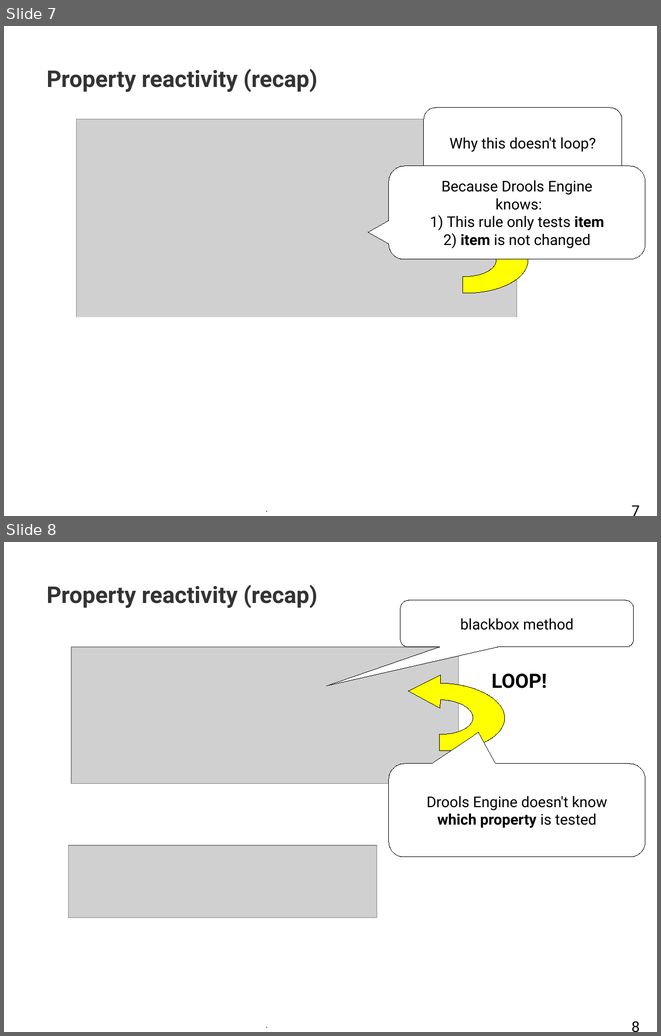
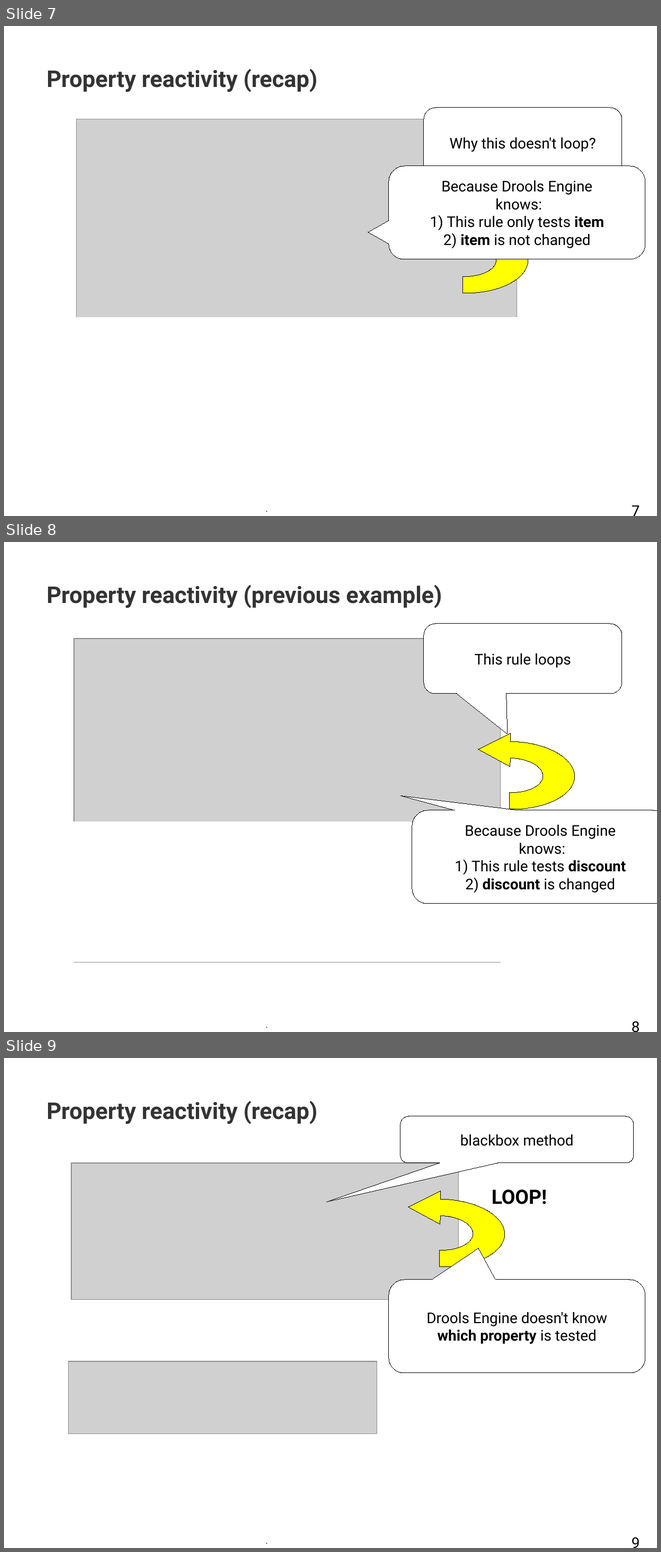
Before and after one commit to tkobayas/kie-live, a slide deck: 2021_Drools_trouble_shooting.odp. Shown one above the other, each under a label of ours: slides 7 and 8 before the commit, slides 7, 8 and 9 after it. The pictures are 661x1036 and 661x1552 pixels, drawn with LibreOffice and Linux fonts; fonts in the diff are those of the drawing; grey boxes stand for pictures; background and template pictures are left out. Boxes give left, top, right and bottom in pixels: in the first picture for what was removed or moved away, otherwise in the second. Text is boxed around its words. In the diff, an @@ line names an element or a change of style, - is before the commit and + after.

```diff
--- a/2021_Drools_trouble_shooting.odp
+++ b/2021_Drools_trouble_shooting.odp
@@ slide 8 added at bbox=[4, 542, 657, 1032], background #FFFFFF; not listed: 2 template elements that a slide beside it also shows @@
@@ title added at bbox=[46, 585, 442, 608], 28 pt, text #333333, bold @@
+Property reactivity (previous example)
@@ rounded speech box added at bbox=[424, 624, 623, 694], fill #FFFFFF, outline #000000 0 pt, 18 pt, text #000000 @@
+This rule loops
@@ picture added at bbox=[74, 638, 501, 962] @@
@@ freeform shape added at bbox=[444, 740, 575, 810], fill #FFFF00, outline #000000 0 pt @@
@@ rounded speech box added at bbox=[412, 810, 657, 903], fill #FFFFFF, outline #000000 0 pt, 18 pt, text #000000 @@
+Because Drools Engine
+knows:
+1) This rule tests discount
+2) discount is changed
@@ rectangle added at bbox=[39, 822, 576, 962], fill #FFFFFF, outline #FFFFFF 0 pt @@
@@ what was slide 8 is now slide 9 @@
@@ page number at bbox=[622, 1524, 651, 1548]: text changed @@
-8
+9
```
Also in this commit, not shown: 2 slides changed.
